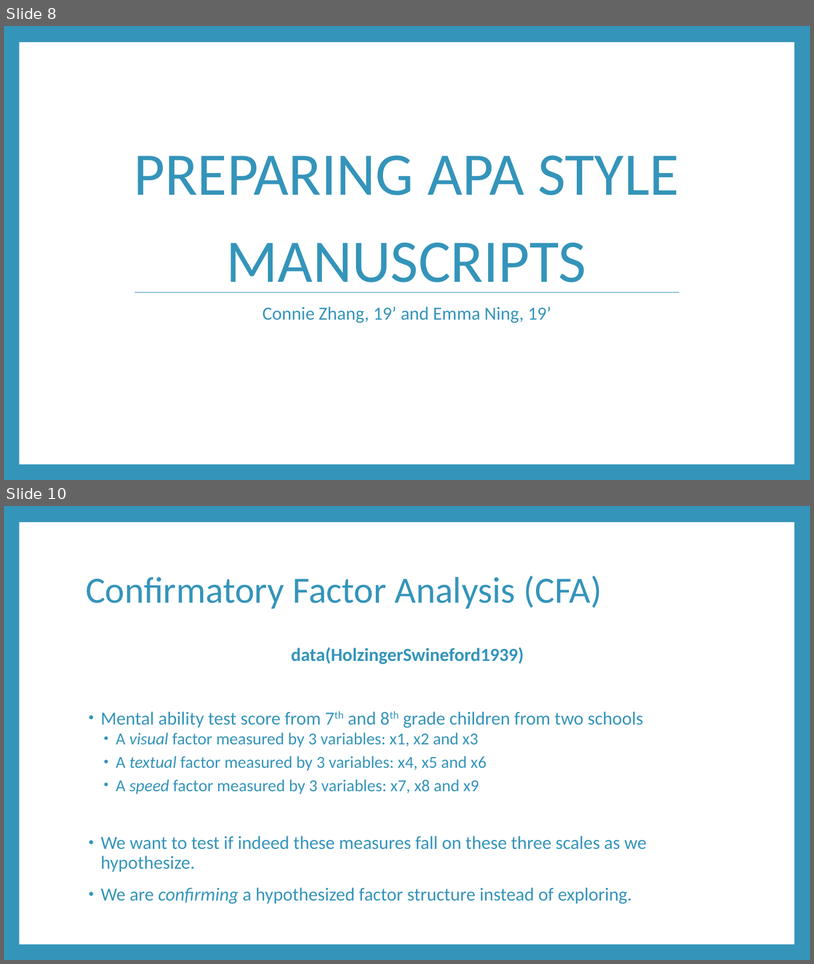
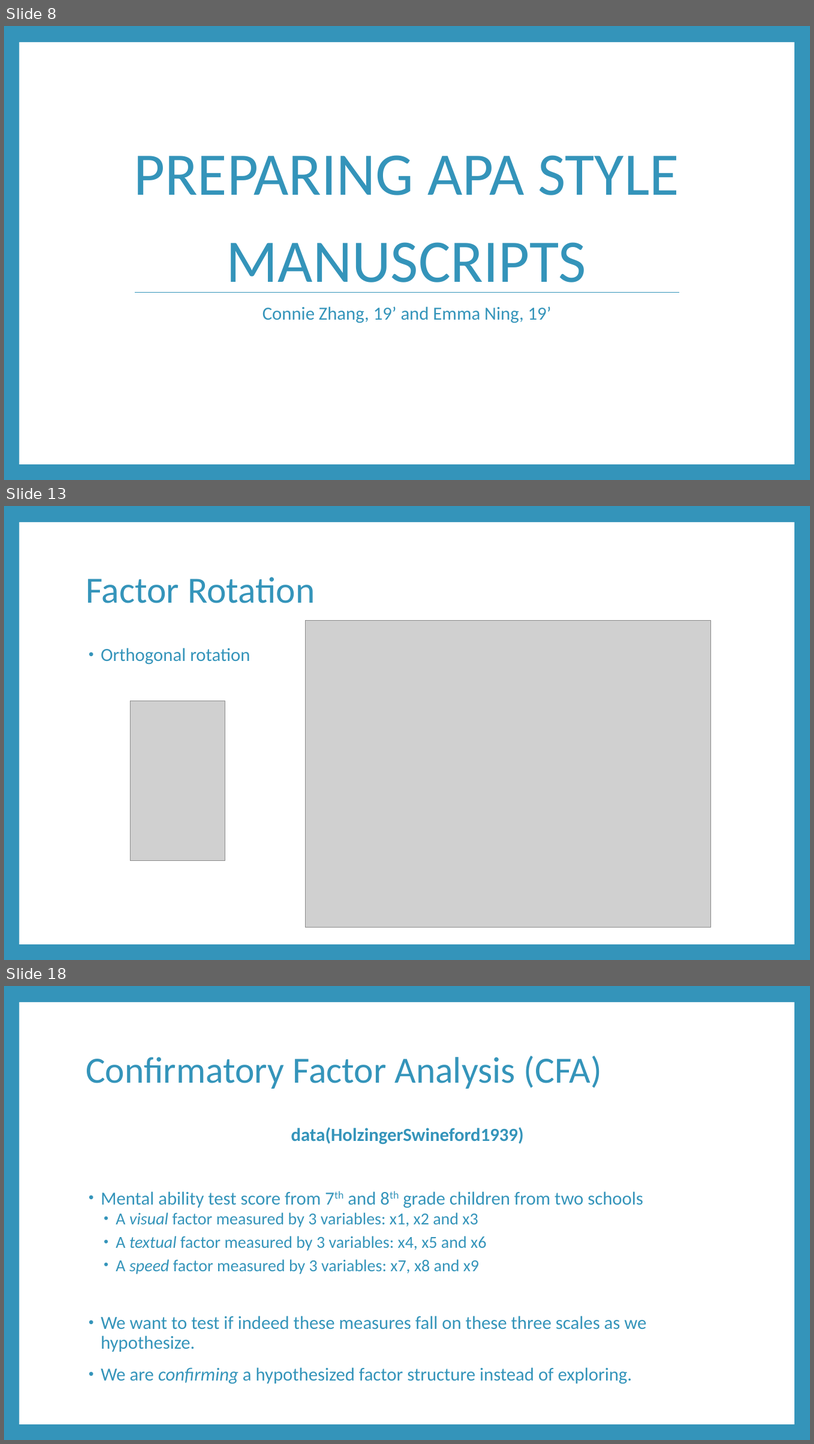
Before and after one commit to RandiLGarcia/smith-r-workshop, a slide deck: docs/Day 2 Slides.pptx. Shown one above the other, each under a label of ours: slides 8 and 10 before the commit, slides 8, 13 and 18 after it; the slides between them are not shown. The pictures are 814x964 and 814x1444 pixels, drawn with LibreOffice and Linux fonts; fonts in the diff are those of the drawing; grey boxes stand for pictures. Boxes give left, top, right and bottom in pixels: in the first picture for what was removed or moved away, otherwise in the second. Text is boxed around its words. In the diff, an @@ line names an element or a change of style, - is before the commit and + after.

```diff
--- a/docs/Day 2 Slides.pptx
+++ b/docs/Day 2 Slides.pptx
@@ slide 13 added at (4, 506, 810, 960), background #3494BA; not listed: 1 template element that a slide beside it also shows @@
@@ title added at (86, 577, 315, 603), 44 pt, text #3494BA @@
+Factor Rotation
@@ picture added at (305, 621, 711, 927) @@
@@ text added at (101, 648, 250, 664), 22 pt, text #3494BA @@
+• Orthogonal rotation
@@ picture added at (131, 701, 225, 861) @@
@@ what was slide 10 is now slide 18 @@
```
Also in this commit, not shown: 1 slide changed, 7 other slides added, 7 other files.
